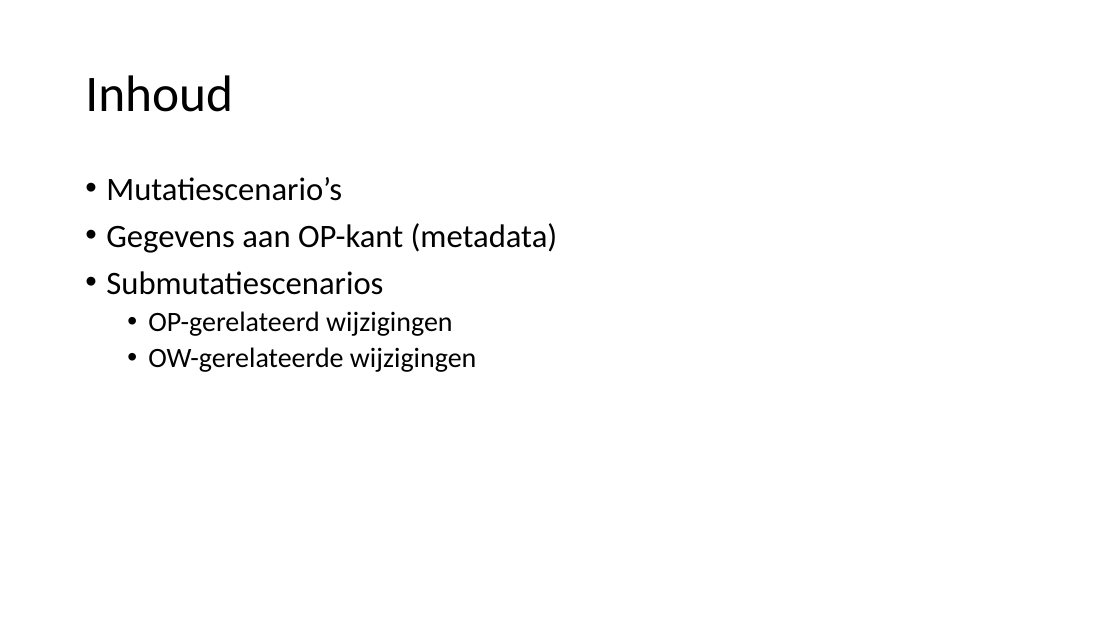
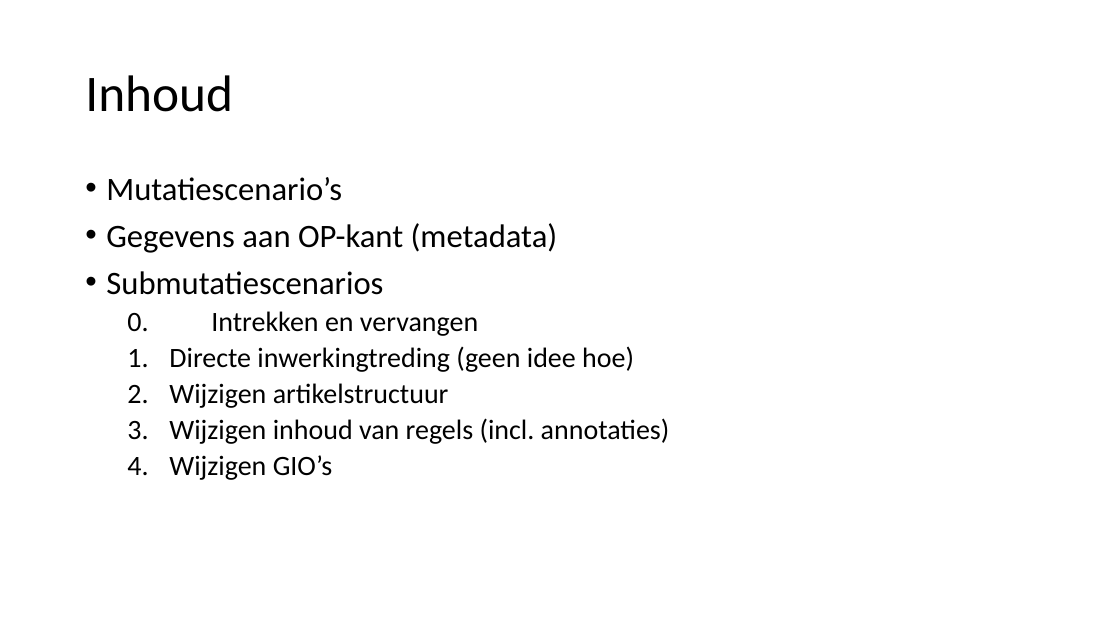
Before and after one commit to Geonovum/xml_omgevingsplan_gemeentestad, a slide deck: slide 2 of Submutatiescenario_s.pptx. Drawn at 1120x630 pixels with LibreOffice and Linux fonts; fonts in the diff are those of the drawing. Boxes give left, top, right and bottom in pixels: in the first picture for what was removed or moved away, otherwise in the second. Text is boxed around its words. In the diff, an @@ line names an element or a change of style, - is before the commit and + after.

```diff
--- a/Submutatiescenario_s.pptx
+++ b/Submutatiescenario_s.pptx
@@ text at [127,311,670,480]: text changed @@
-  • OP-gerelateerd wijzigingen
-  • OW-gerelateerde wijzigingen
+  0. Intrekken en vervangen
+  1. Directe inwerkingtreding (geen idee hoe)
+  2. Wijzigen artikelstructuur
+  3. Wijzigen inhoud van regels (incl. annotaties)
+  4. Wijzigen GIO’s
```
Also in this commit, not shown: 13 other slides changed, 2 slides added, 5 slides removed.
